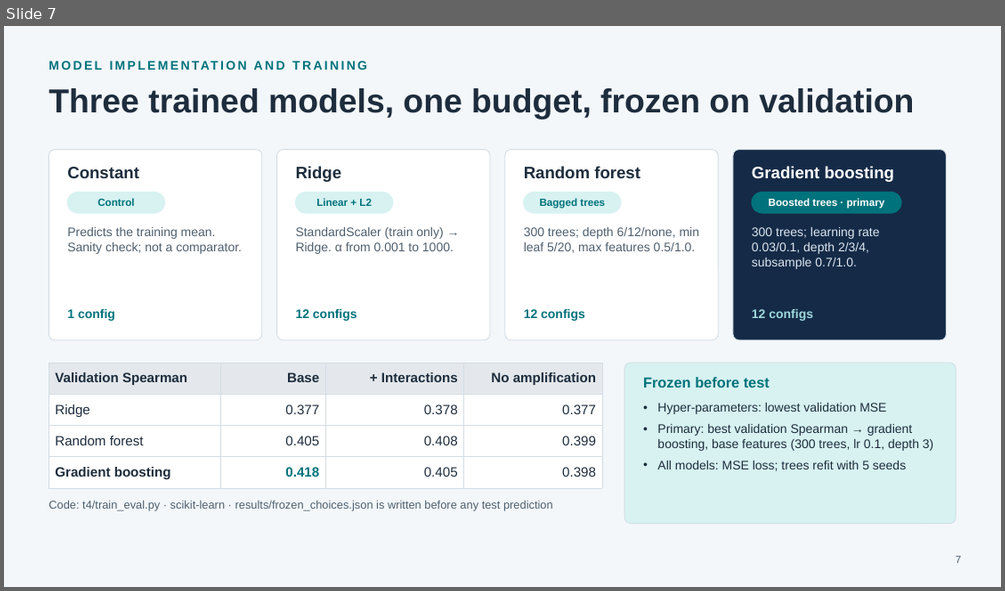
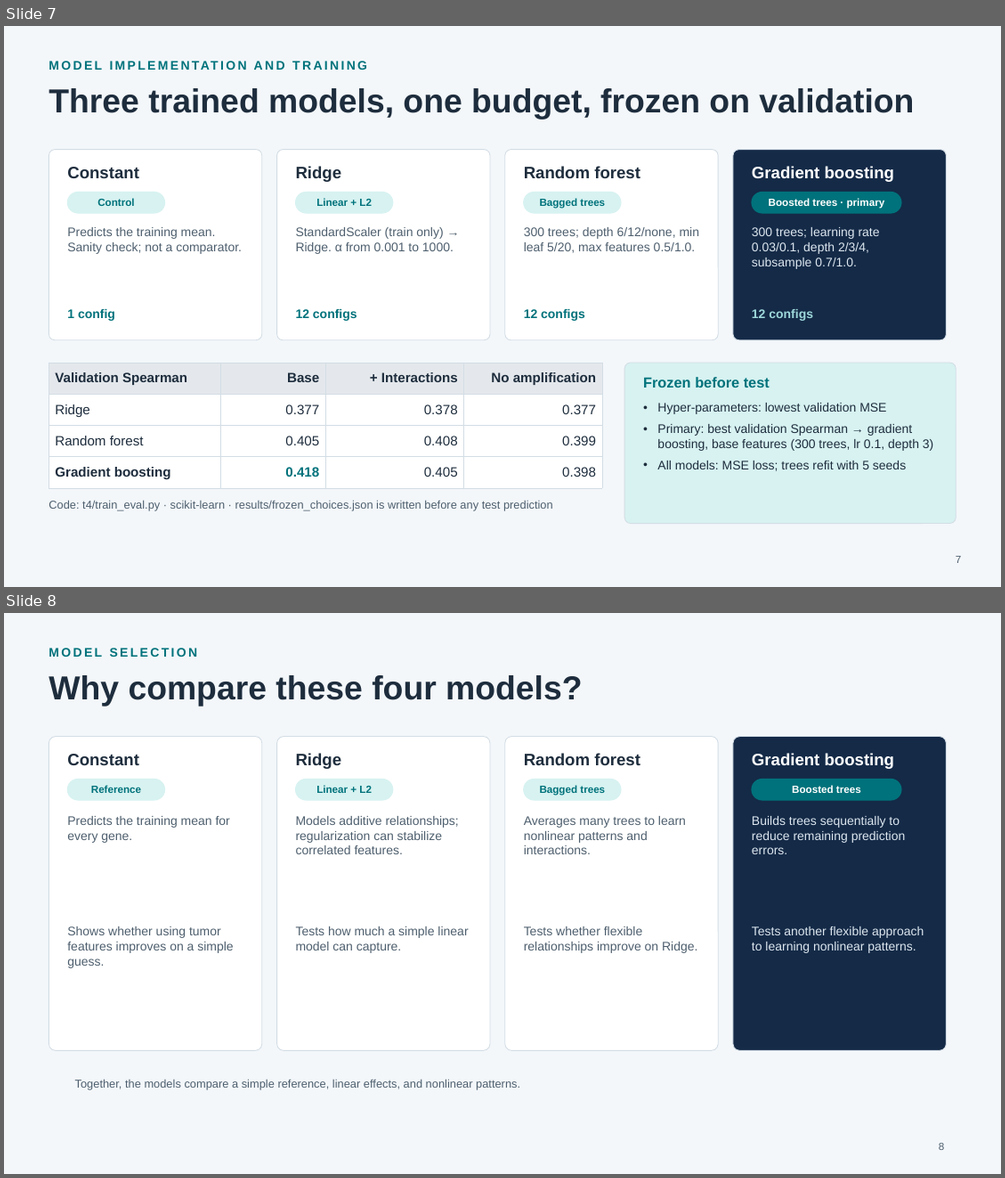
Before and after one commit to JacksonMahr782/Machine-Learning, a slide deck: deliverables/slides.pptx. Shown one above the other, each under a label of ours: slide 7 before the commit, slides 7 and 8 after it. The pictures are 1005x591 and 1005x1178 pixels, drawn with LibreOffice and Linux fonts; fonts in the diff are those of the drawing. Boxes give left, top, right and bottom in pixels: in the first picture for what was removed or moved away, otherwise in the second. Text is boxed around its words. In the diff, an @@ line names an element or a change of style, - is before the commit and + after.

Commit message:
Added slide about model explanations

```diff
--- a/deliverables/slides.pptx
+++ b/deliverables/slides.pptx
@@ slide 8 added at (4, 613, 1001, 1174), background #F3F7FA @@
@@ text added at (48, 648, 198, 657), 12 pt, text #00727B, bold @@
+MODEL SELECTION
@@ title added at (48, 675, 582, 706), 32 pt, text #1E2D3D, bold @@
+Why compare these four models?
@@ rounded rectangle added at (48, 737, 262, 1051), fill #FFFFFF, outline #D3DDE5 0.75 pt @@
@@ rounded rectangle added at (277, 737, 490, 1051), fill #FFFFFF, outline #D3DDE5 0.75 pt @@
@@ rounded rectangle added at (505, 737, 718, 1051), fill #FFFFFF, outline #D3DDE5 0.75 pt @@
@@ rounded rectangle added at (733, 737, 947, 1051), fill #142A47, outline #D3DDE5 0.75 pt @@
@@ text added at (67, 754, 139, 765), 16 pt, text #1E2D3D, bold @@
+Constant
@@ text added at (296, 753, 342, 769), 16 pt, text #1E2D3D, bold @@
+Ridge
@@ text added at (524, 753, 640, 765), 16 pt, text #1E2D3D, bold @@
+Random forest
@@ text added at (752, 753, 895, 769), 16 pt, text #FFFFFF, bold @@
+Gradient boosting
@@ rounded rectangle added at (67, 779, 165, 800), fill #D7F2F1, outline #D7F2F1 1 pt @@
@@ text added at (91, 785, 141, 793), 10 pt, text #00727B, bold @@
+Reference
@@ rounded rectangle added at (296, 779, 393, 800), fill #D7F2F1, outline #D7F2F1 1 pt @@
@@ text added at (316, 785, 372, 793), 10 pt, text #00727B, bold @@
+Linear + L2
@@ rounded rectangle added at (524, 779, 621, 800), fill #D7F2F1, outline #D7F2F1 1 pt @@
@@ text added at (540, 785, 605, 795), 10 pt, text #00727B, bold @@
+Bagged trees
@@ rounded rectangle added at (752, 779, 901, 800), fill #00727B, outline #00727B 1 pt @@
@@ text added at (792, 785, 861, 793), 10 pt, text #FFFFFF, bold @@
+Boosted trees
@@ text added at (67, 816, 230, 843), 12 pt, text #4E5F6E @@
+Predicts the training mean for every gene.
@@ text added at (296, 816, 459, 854), 12 pt, text #4E5F6E @@
+Models additive relationships; regularization can stabilize correlated features.
@@ text added at (524, 816, 686, 854), 12 pt, text #4E5F6E @@
+Averages many trees to learn nonlinear patterns and interactions.
@@ text added at (752, 816, 906, 854), 12 pt, text #DCE6EF @@
+Builds trees sequentially to reduce remaining prediction errors.
@@ text added at (67, 926, 233, 968), 12 pt, text #4E5F6E @@
+Shows whether using tumor features improves on a simple guess.
@@ text added at (296, 926, 468, 953), 12 pt, text #4E5F6E @@
+Tests how much a simple linear model can capture.
@@ text added at (524, 926, 697, 953), 12 pt, text #4E5F6E @@
+Tests whether flexible relationships improve on Ridge.
@@ text added at (752, 926, 923, 953), 12 pt, text #DCE6EF @@
+Tests another flexible approach to learning nonlinear patterns.
@@ text added at (75, 1078, 520, 1090), 11 pt, text #4E5F6E @@
+Together, the models compare a simple reference, linear effects, and nonlinear patterns.
@@ text added at (938, 1143, 944, 1150), 10 pt, text #4E5F6E @@
+8
```
Also in this commit, not shown: 7 slides changed.
